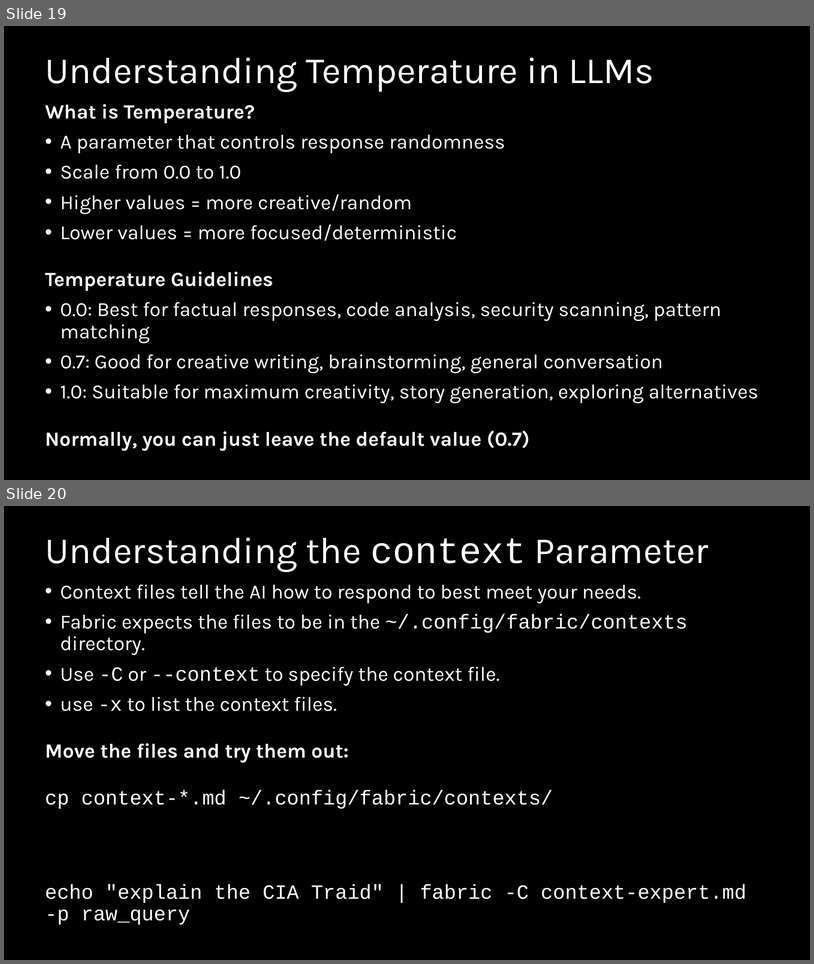
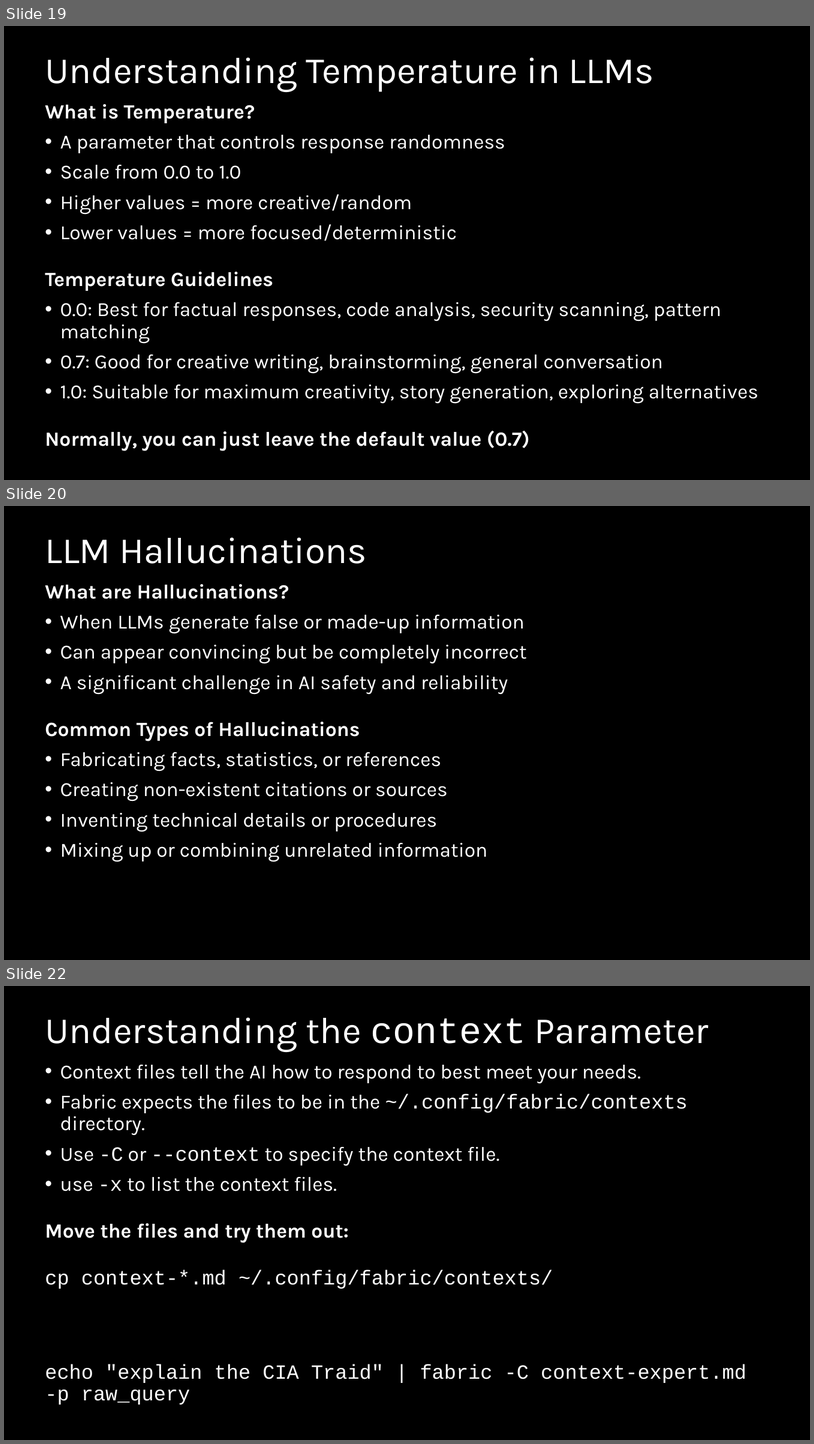
Before and after one commit to Resistor52/fabric_workshop, a slide deck: slides/workshop.pptx. Shown one above the other, each under a label of ours: slides 19 and 20 before the commit, slides 19, 20 and 22 after it; the slides between them are not shown. The pictures are 814x964 and 814x1444 pixels, drawn with LibreOffice and Linux fonts; fonts in the diff are those of the drawing. Boxes give left, top, right and bottom in pixels: in the first picture for what was removed or moved away, otherwise in the second. Text is boxed around its words. In the diff, an @@ line names an element or a change of style, - is before the commit and + after.

Commit message:
added 2 slides on Hallucinations

```diff
--- a/slides/workshop.pptx
+++ b/slides/workshop.pptx
@@ slide 20 added at [4,506,810,960], background #000000 @@
@@ title added at [45,537,368,564], 44 pt, text #FFFFFF @@
+LLM Hallucinations
@@ text added at [45,584,527,862], 24 pt, text #FFFFFF @@
+What are Hallucinations?
+• When LLMs generate false or made-up information
+• Can appear convincing but be completely incorrect
+• A significant challenge in AI safety and reliability
+Common Types of Hallucinations
+• Fabricating facts, statistics, or references
+• Creating non-existent citations or sources
+• Inventing technical details or procedures
+• Mixing up or combining unrelated information
@@ what was slide 20 is now slide 22 @@
```
Also in this commit, not shown: 2 slides changed, 1 other slide added, 39 other files.
